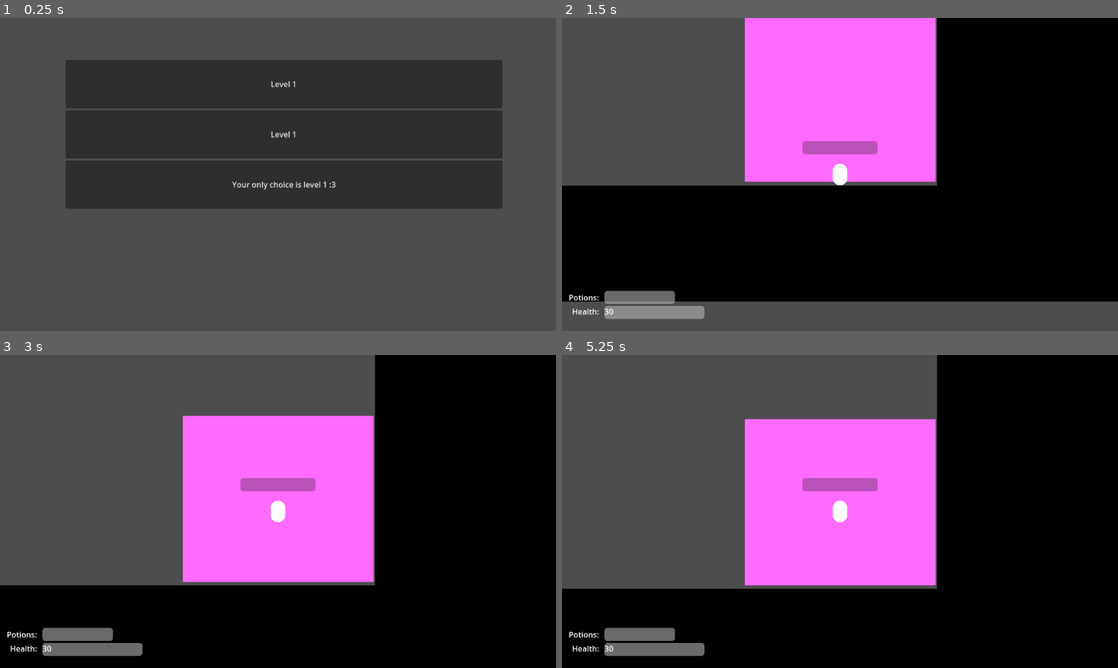
Above: before the commit, frames 1-4 (two rows, left to right).
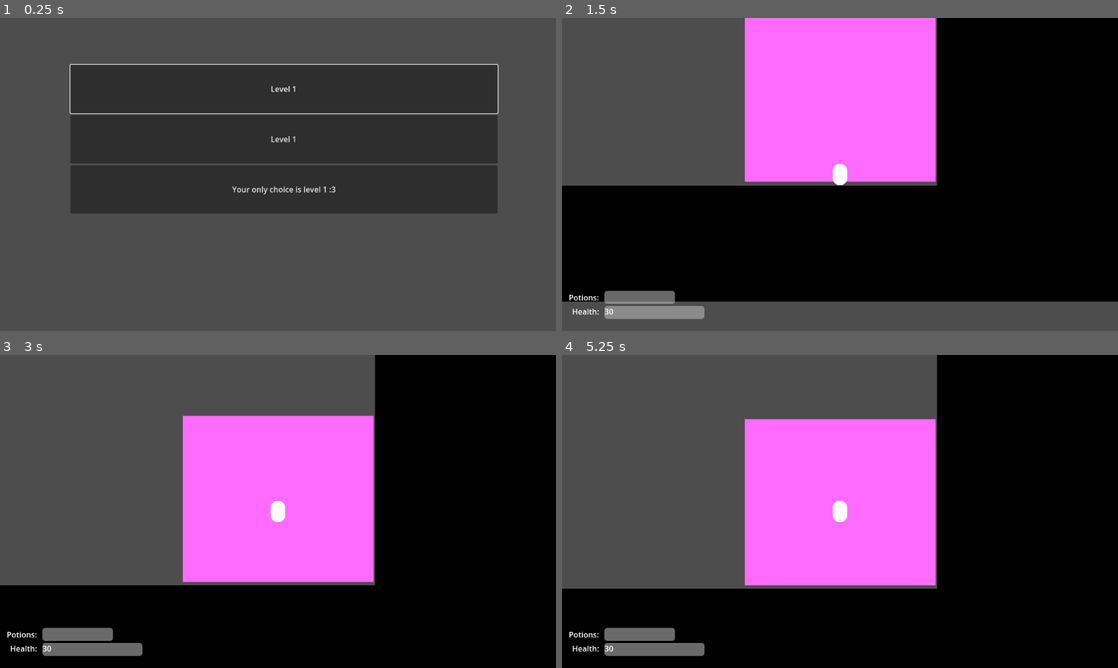
Above: after the commit, the same moments.

Repository: geekazodium/balance-prototype
Game: Godot game, scene res://scenes/level_select.tscn
The game is run twice, just before and just after one commit, with the same random seed, the same clock (stepped at 60 frames per second) and the same inputs. The engine's default icon, where the game draws it, is replaced by a stand-in: a white triangle on a blue panel in a dark square.
Inputs (mouse positions are in pixels of both pictures, inside the frame that each line leads up to):
- Up to frame 1 (0.25 s): no input
- Up to frame 2 (1.5 s): click "Level 1" at 0.5 s; move the mouse to (962, 158) at 1.27 s
- Up to frame 3 (3 s): tap Enter at 2 s; move the mouse to (166, 527) at 2.02 s; tap Space at 2.75 s; move the mouse to (333, 442) at 2.77 s
- Up to frame 4 (5.25 s): move the mouse to (812, 574) at 3.52 s; tap Enter at 4.25 s; move the mouse to (1006, 558) at 4.27 s; tap Escape (pause) at 4.9 s; click "Retry From Last Checkpoint" at 5 s

The runs differ from the first frame. In frame 1, 5.2% of the frame differs, in the area x 11-91%, y 13-63%; in frame 2, 0.6%; in frame 3, 0.6%; in frame 4, 0.6%.

Commit message:
feature: focus navigation of level select menu fix: charge progress bar visibility should be by default false

Diff:
--- a/scenes/level_select.tscn
+++ b/scenes/level_select.tscn
@@ -1,5 +1,6 @@
-[gd_scene load_steps=3 format=3 uid="uid://cdtw68smce8m2"]
+[gd_scene load_steps=4 format=3 uid="uid://cdtw68smce8m2"]
 
+[ext_resource type="Script" uid="uid://cb3aq0i45y32a" path="res://scripts/ui/level_choices_container.gd" id="1_2epne"]
 [ext_resource type="PackedScene" uid="uid://carxnoridwfxh" path="res://scenes/ui/go_to_level_button.tscn" id="1_p0wlc"]
 [ext_resource type="PackedScene" uid="uid://chtyhbmkr1cos" path="res://scenes/levels/tutorial.tscn" id="2_r77uv"]
 
@@ -20,22 +21,30 @@
 size_flags_horizontal = 4
 size_flags_vertical = 4
 
-[node name="VBoxContainer" type="VBoxContainer" parent="Control/ScrollContainer"]
+[node name="MarginContainer" type="MarginContainer" parent="Control/ScrollContainer"]
 layout_mode = 2
 size_flags_horizontal = 3
+theme_override_constants/margin_left = 10
+theme_override_constants/margin_top = 10
+theme_override_constants/margin_right = 10
+theme_override_constants/margin_bottom = 10
+
+[node name="VBoxContainer" type="VBoxContainer" parent="Control/ScrollContainer/MarginContainer"]
+layout_mode = 2
 alignment = 1
+script = ExtResource("1_2epne")
 
-[node name="GoToLevelButton" parent="Control/ScrollContainer/VBoxContainer" instance=ExtResource("1_p0wlc")]
+[node name="GoToLevelButton" parent="Control/ScrollContainer/MarginContainer/VBoxContainer" instance=ExtResource("1_p0wlc")]
 layout_mode = 2
 text = "Level 1"
 level_scene = ExtResource("2_r77uv")
 
-[node name="GoToLevelButton2" parent="Control/ScrollContainer/VBoxContainer" instance=ExtResource("1_p0wlc")]
+[node name="GoToLevelButton2" parent="Control/ScrollContainer/MarginContainer/VBoxContainer" instance=ExtResource("1_p0wlc")]
 layout_mode = 2
 text = "Level 1"
 level_scene = ExtResource("2_r77uv")
 
-[node name="GoToLevelButton3" parent="Control/ScrollContainer/VBoxContainer" instance=ExtResource("1_p0wlc")]
+[node name="GoToLevelButton3" parent="Control/ScrollContainer/MarginContainer/VBoxContainer" instance=ExtResource("1_p0wlc")]
 layout_mode = 2
 text = "Your only choice is level 1 :3"
 level_scene = ExtResource("2_r77uv")
--- a/scenes/ui/ui_layer.tscn
+++ b/scenes/ui/ui_layer.tscn
@@ -10,6 +10,7 @@
 [node name="GameUILayer" type="CanvasLayer"]
 
 [node name="ChargeProgressBar" type="ProgressBar" parent="."]
+visible = false
 anchors_preset = 8
 anchor_left = 0.5
 anchor_top = 0.5
--- /dev/null
+++ b/scripts/ui/level_choices_container.gd
@@ -0,0 +1,4 @@
+extends VBoxContainer
+
+func _ready() -> void:
+	(self.get_child(0) as Button).grab_focus();
--- a/scripts/ui/pause_menu.gd
+++ b/scripts/ui/pause_menu.gd
@@ -22,6 +22,7 @@
 	self.get_tree().call_deferred("change_scene_to_file",LEVEL_SELECT_SCENE);
 
 func _physics_process(_delta: float) -> void:
+	## call unpause only on physics so input relase does not trigger projectile shoot.
 	if self.unpause_call:
 		self.unpause_call = false;
 		self.unpause();
Not shown, added: scripts/ui/level_choices_container.gd.uid
